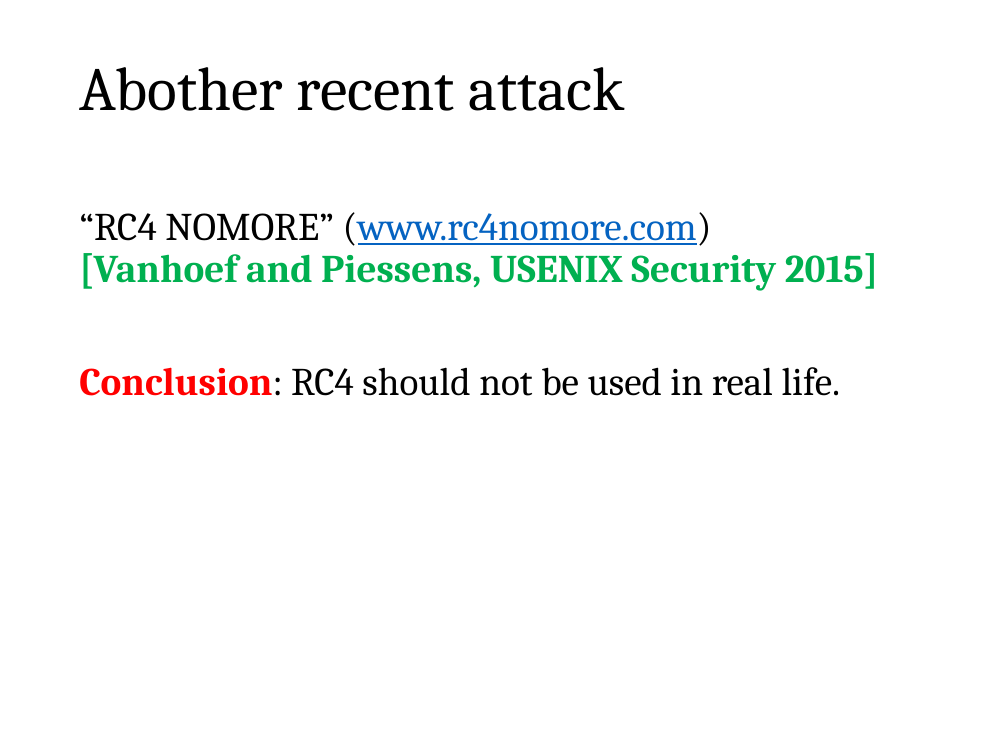
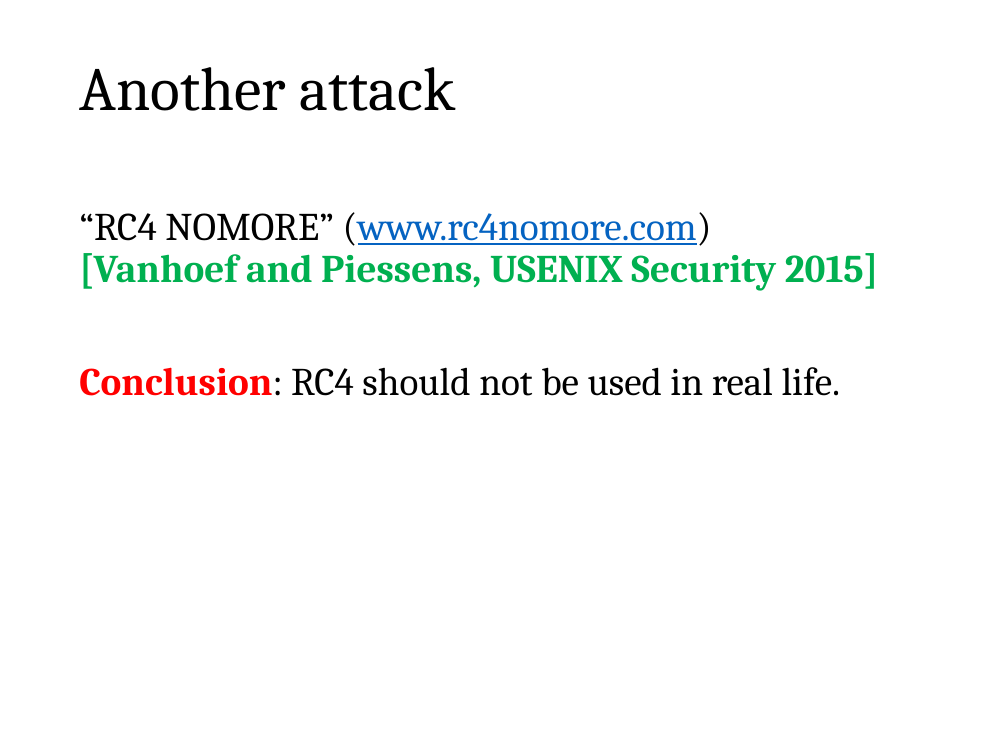
Before and after one commit to sdziembowski/cryptography-I-2026, a slide deck: slide 72 of Slides/chapter02.pptx. Drawn at 1008x756 pixels with LibreOffice and Linux fonts; fonts in the diff are those of the drawing. Boxes give left, top, right and bottom in pixels: in the first picture for what was removed or moved away, otherwise in the second. Text is boxed around its words. In the diff, an @@ line names an element or a change of style, - is before the commit and + after.

```diff
--- a/Slides/chapter02.pptx
+++ b/Slides/chapter02.pptx
@@ title at [79,67,455,111]: text changed @@
-Abother recent attack
+Another attack
```
Also in this commit, not shown: 25 other slides changed, 2 slides added, 10 slides removed, 1 other file.
